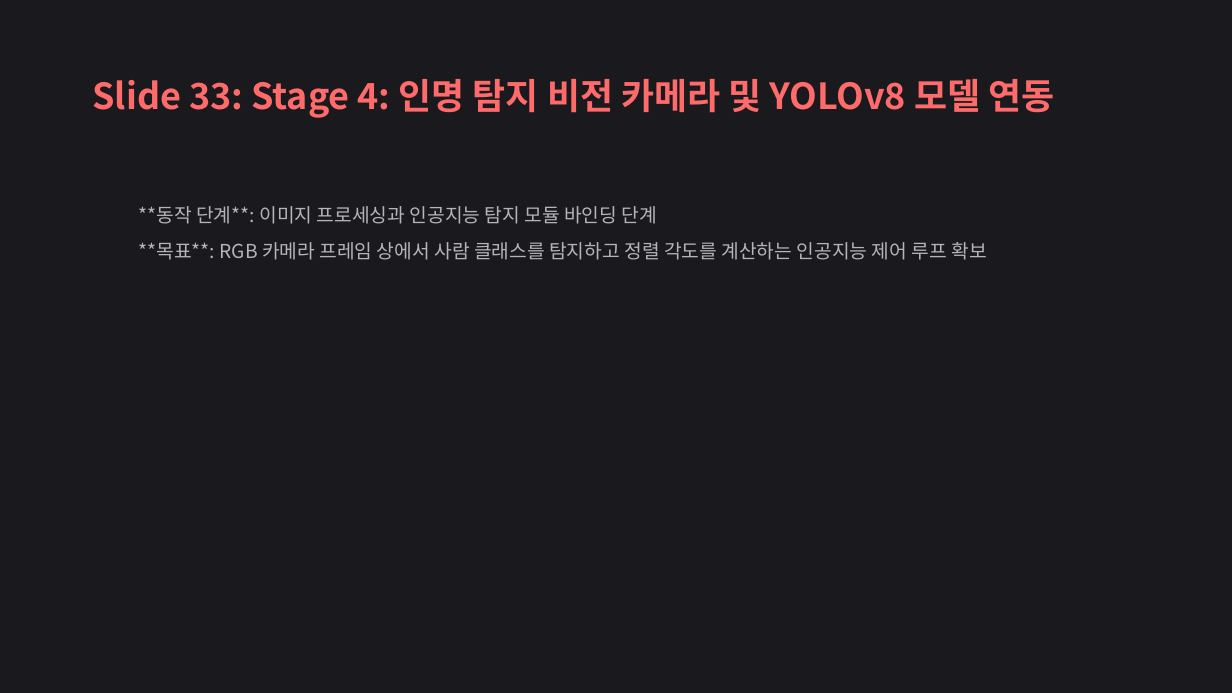
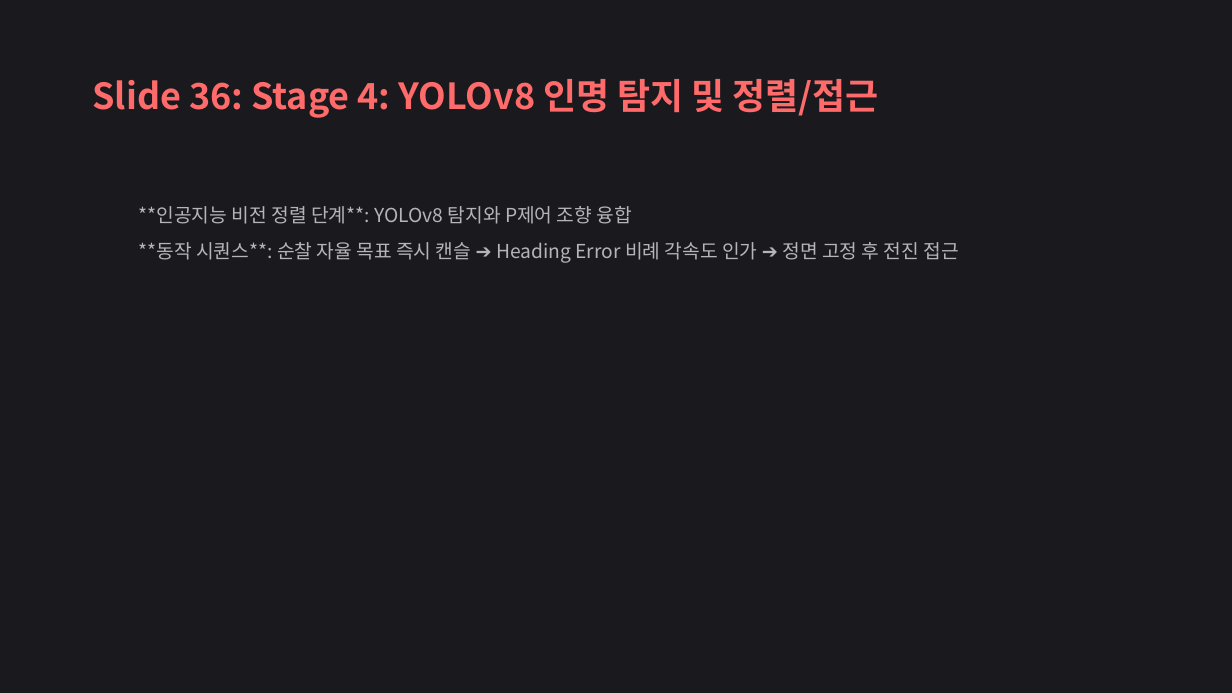
Before and after one commit to yoonseonjae/hot-spot_isaac_sim, a slide deck: slide 36 of docs/Cobot_Fire_Sim_Presentation.pptx (slide 33 before the commit). Drawn at 1232x693 pixels with LibreOffice and Linux fonts; fonts in the diff are those of the drawing. Boxes give left, top, right and bottom in pixels: in the first picture for what was removed or moved away, otherwise in the second. Text is boxed around its words. In the diff, an @@ line names an element or a change of style, - is before the commit and + after.

Commit message:
docs: run_stage5.sh 런타임 단계별 시퀀스로 발표 슬라이드 및 파워포인트 전면 개편

```diff
--- a/docs/Cobot_Fire_Sim_Presentation.pptx
+++ b/docs/Cobot_Fire_Sim_Presentation.pptx
@@ text at bbox=[92, 79, 879, 118]: text changed @@
-Slide 33: Stage 4: 인명 탐지 비전 카메라 및 YOLOv8 모델 연동
+Slide 36: Stage 4: YOLOv8 인명 탐지 및 정렬/접근
@@ text at bbox=[139, 206, 959, 263]: text changed @@
-  **동작 단계**: 이미지 프로세싱과 인공지능 탐지 모듈 바인딩 단계
-  **목표**: RGB 카메라 프레임 상에서 사람 클래스를 탐지하고 정렬 각도를 계산하는 인공지능 제어 루프 확보
+  **인공지능 비전 정렬 단계**: YOLOv8 탐지와 P제어 조향 융합
+  **동작 시퀀스**: 순찰 자율 목표 즉시 캔슬 ➔ Heading Error 비례 각속도 인가 ➔ 정면 고정 후 전진 접근
```
Also in this commit, not shown: 26 other slides changed, 4 slides added, 1 slide removed, 1 other file.
